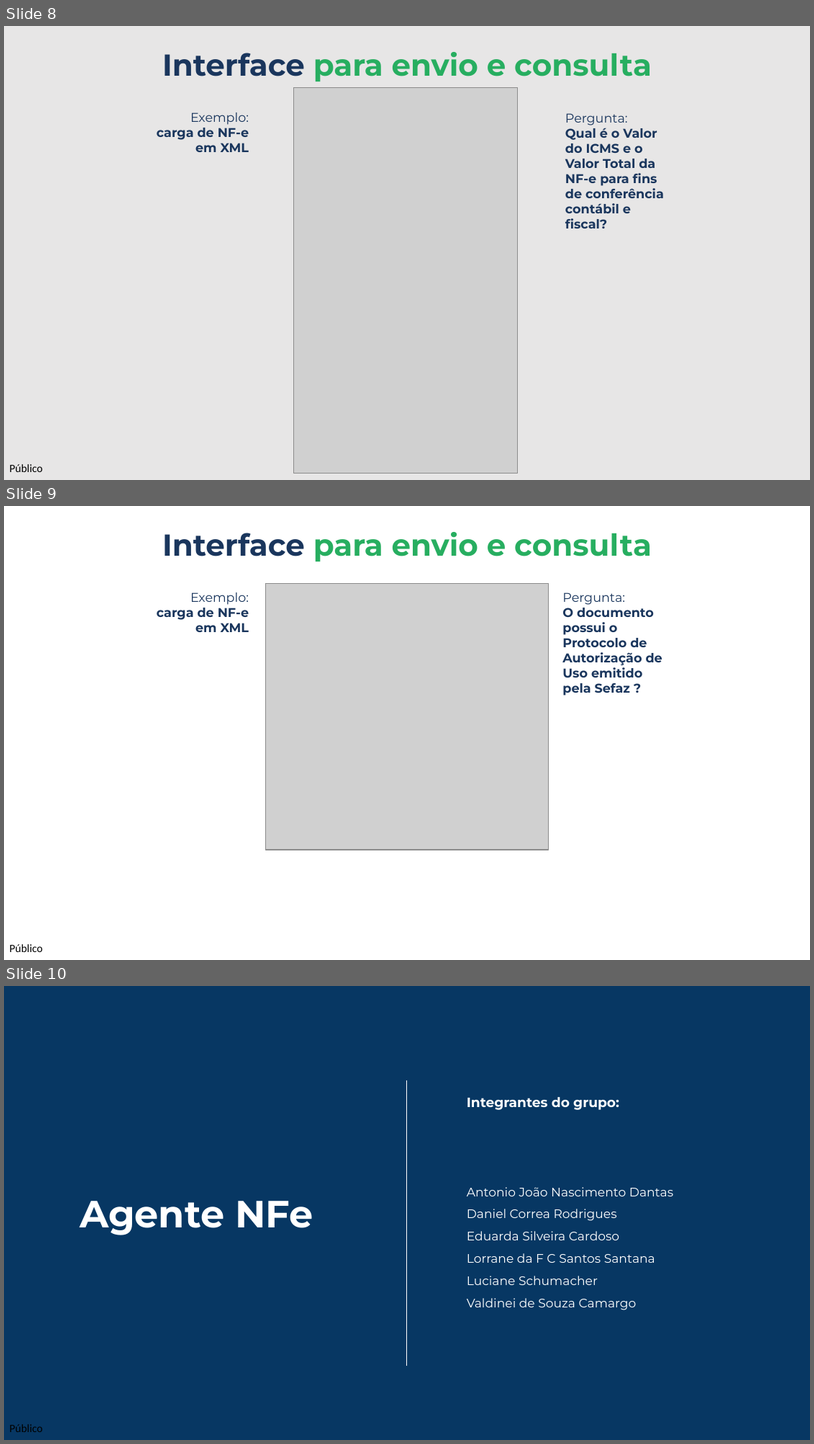
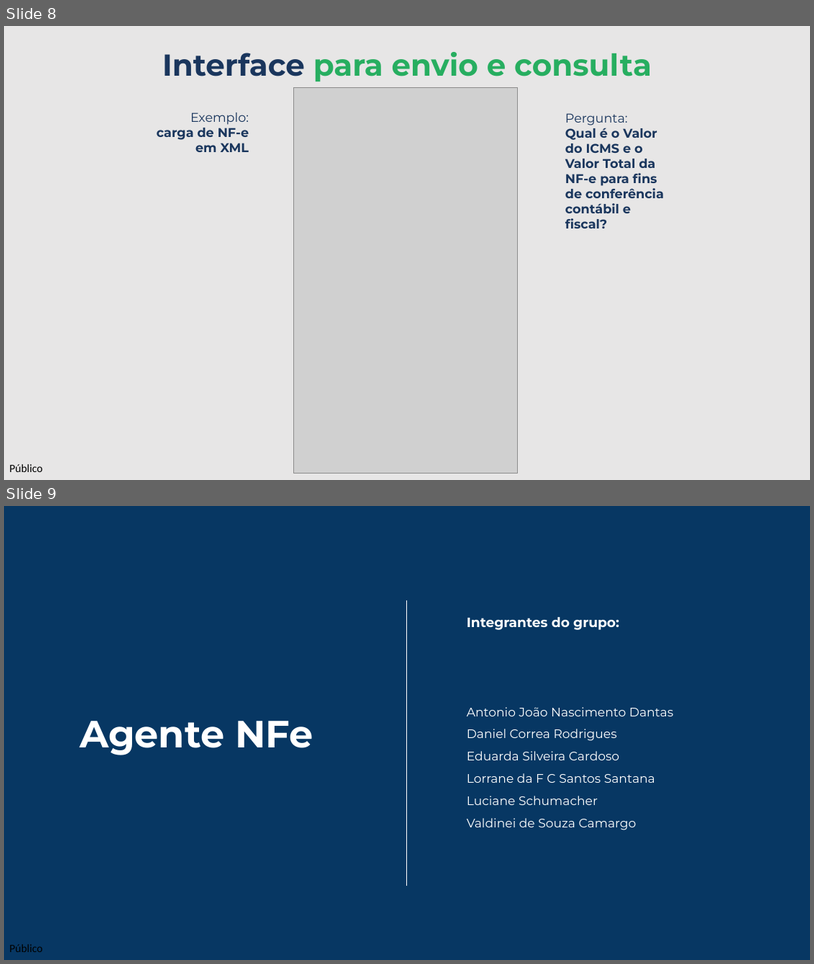
Before and after one commit to ajndantas/I2A2-Grupo_01, a slide deck: Desafio 2 - Projeto - 11062025/Projeto Final - Artefatos/I2A2_Agentes_Inteligentes_Projeto_Final_Grupo1.pptx. Shown one above the other, each under a label of ours: slides 8, 9 and 10 before the commit, slides 8 and 9 after it. The pictures are 814x1444 and 814x964 pixels, drawn with LibreOffice and Linux fonts; fonts in the diff are those of the drawing; grey boxes stand for pictures. Boxes give left, top, right and bottom in pixels: in the first picture for what was removed or moved away, otherwise in the second. Text is boxed around its words. In the diff, an @@ line names an element or a change of style, - is before the commit and + after.

```diff
--- a/Desafio 2 - Projeto - 11062025/Projeto Final - Artefatos/I2A2_Agentes_Inteligentes_Projeto_Final_Grupo1.pptx
+++ b/Desafio 2 - Projeto - 11062025/Projeto Final - Artefatos/I2A2_Agentes_Inteligentes_Projeto_Final_Grupo1.pptx
@@ slide 9 removed at (x1=4, y1=506, x2=810, y2=960), background #FFFFFF; not listed: 1 template element that a slide beside it also shows @@
@@ text removed at (x1=162, y1=532, x2=652, y2=561) @@
-Interface para envio e consulta
@@ picture removed at (x1=265, y1=584, x2=548, y2=849) @@
@@ text removed at (x1=157, y1=592, x2=250, y2=632) @@
-Exemplo:
-carga de NF-e em XML
@@ text removed at (x1=563, y1=592, x2=663, y2=695) @@
-Pergunta:
-O documento possui o Protocolo de Autorização de Uso emitido pela Sefaz ?
@@ what was slide 10 is now slide 9 @@
```
Also in this commit, not shown: 6 other files.
